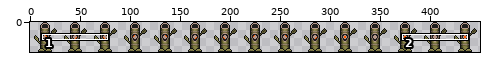
Sprite sheet, stored at Assets/Art/Enemies/sniper/sniper_telegraph_eye.png. The first picture is a wide view before the edit; the outline marks the close-up.
Close-up. The starting point:
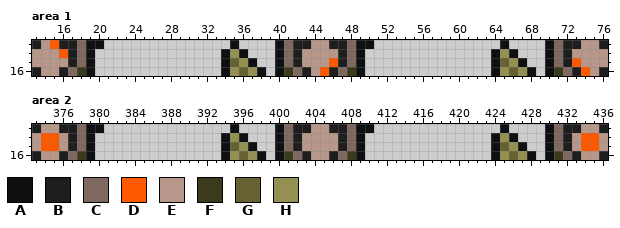
The file is 450x30 pixels. Colours within 5 levels of each other are drawn and written as one. Shown: area 1: x 13..76, y 13..16; area 2: x 373..436, y 13..16. The commit also changed other parts of the picture, which this record leaves out.
Palette (. is transparent): A #0f1012  B #1f1e1e  C #7f685f  D #ff5900  E #b69789  F #3b3a1d  G #656130  H #949052
Once edited:
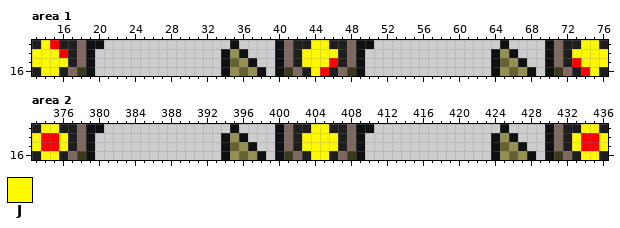
Colours new in this view: J #fff900
Edits made:
{"colour":"D","old":"#ff5900","new":"#ff0000"}
{"where": "area 1"}
{"y":13,"x":14,"old":"E","new":"J"}
{"y":13,"x":44,"old":"EE","new":"JJ"}
{"y":13,"x":74,"old":"EE","new":"JJ"}
{"y":14,"x":13,"old":"EEE","new":"JJJ"}
{"y":14,"x":43,"old":"EEEE","new":"JJJJ"}
{"y":14,"x":73,"old":"EEEE","new":"JJJJ"}
{"y":15,"x":13,"old":"EEEE","new":"JJJJ"}
{"y":15,"x":43,"old":"EEE","new":"JJJ"}
{"y":15,"x":74,"old":"EEE","new":"JJJ"}
{"y":16,"x":14,"old":"EE","new":"JJ"}
{"y":16,"x":44,"old":"E","new":"J"}
{"y":16,"x":75,"old":"E","new":"J"}
{"where": "area 2"}
{"y":13,"x":374,"old":"EE","new":"JJ"}
{"y":13,"x":404,"old":"EE","new":"JJ"}
{"y":13,"x":434,"old":"EE","new":"JJ"}
{"y":14,"x":373,"old":"E","new":"J"}
{"y":14,"x":376,"old":"E","new":"J"}
{"y":14,"x":403,"old":"EEEE","new":"JJJJ"}
{"y":14,"x":433,"old":"E","new":"J"}
{"y":14,"x":436,"old":"E","new":"J"}
{"y":15,"x":373,"old":"E","new":"J"}
{"y":15,"x":376,"old":"E","new":"J"}
{"y":15,"x":403,"old":"EEEE","new":"JJJJ"}
{"y":15,"x":433,"old":"E","new":"J"}
{"y":15,"x":436,"old":"E","new":"J"}
{"y":16,"x":374,"old":"EE","new":"JJ"}
{"y":16,"x":404,"old":"EE","new":"JJ"}
{"y":16,"x":434,"old":"EE","new":"JJ"}
{"label":"changed","picture_box":[32,40,68,76]}
{"label":"changed","picture_box":[302,40,338,76]}
{"label":"changed","picture_box":[572,40,608,76]}
{"label":"changed","picture_box":[32,124,68,160]}
{"label":"changed","picture_box":[302,124,338,160]}
{"label":"changed","picture_box":[572,124,608,160]}
